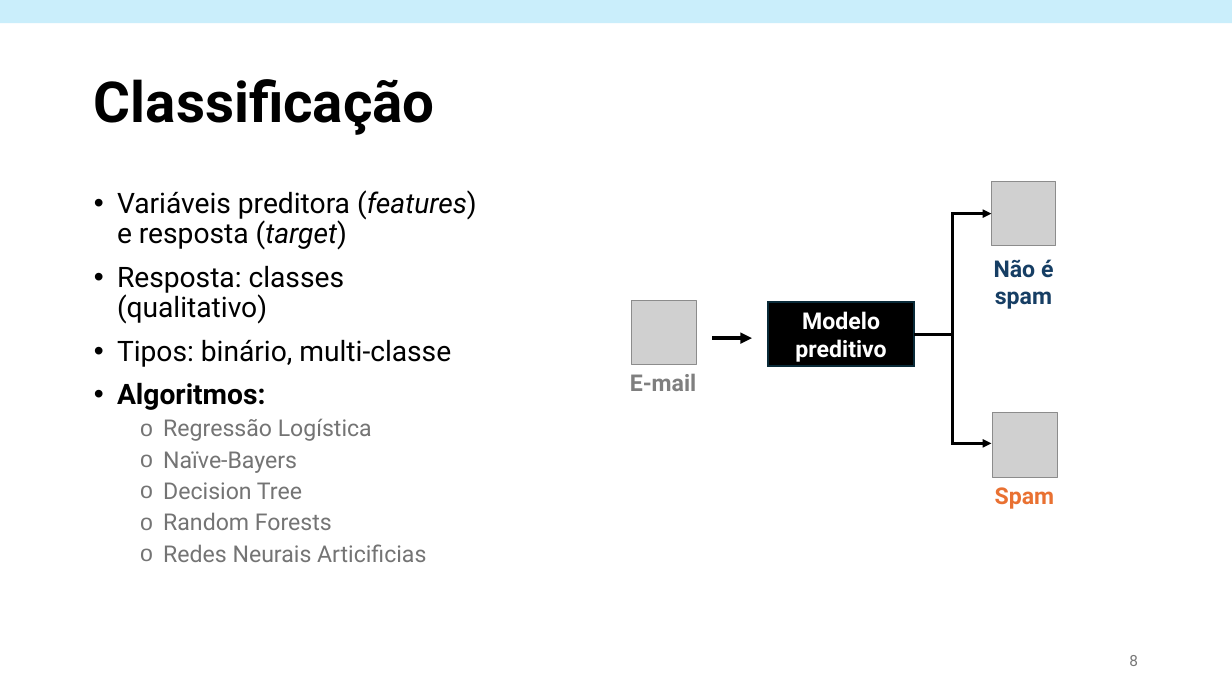
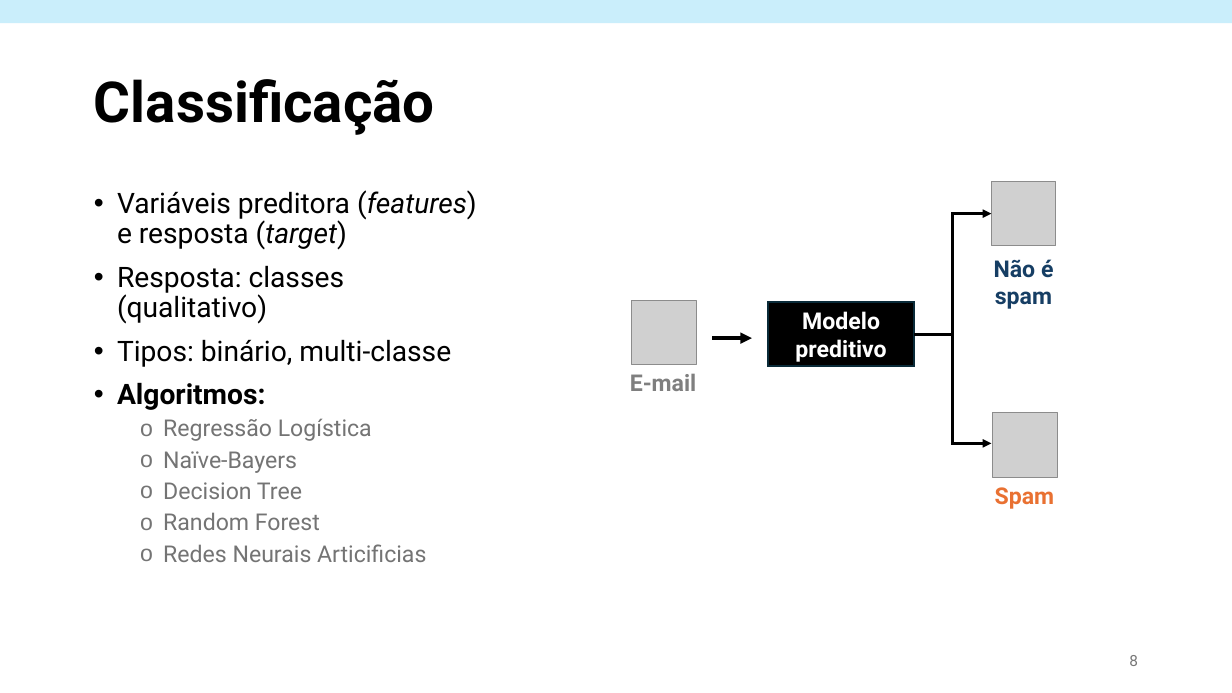
Before and after one commit to OviedoVR/ML_especializacao, a slide deck: slide 8 of assets/Machine Learning - teoria.pptx. Drawn at 1232x693 pixels with LibreOffice and Linux fonts; fonts in the diff are those of the drawing; grey boxes stand for pictures. Boxes give left, top, right and bottom in pixels: in the first picture for what was removed or moved away, otherwise in the second. Text is boxed around its words. In the diff, an @@ line names an element or a change of style, - is before the commit and + after.

```diff
--- a/assets/Machine Learning - teoria.pptx
+++ b/assets/Machine Learning - teoria.pptx
@@ text at (163, 512, 320, 530): text changed @@
-  o Random Forests
+  o Random Forest
```
Also in this commit, not shown: 1 other file.
